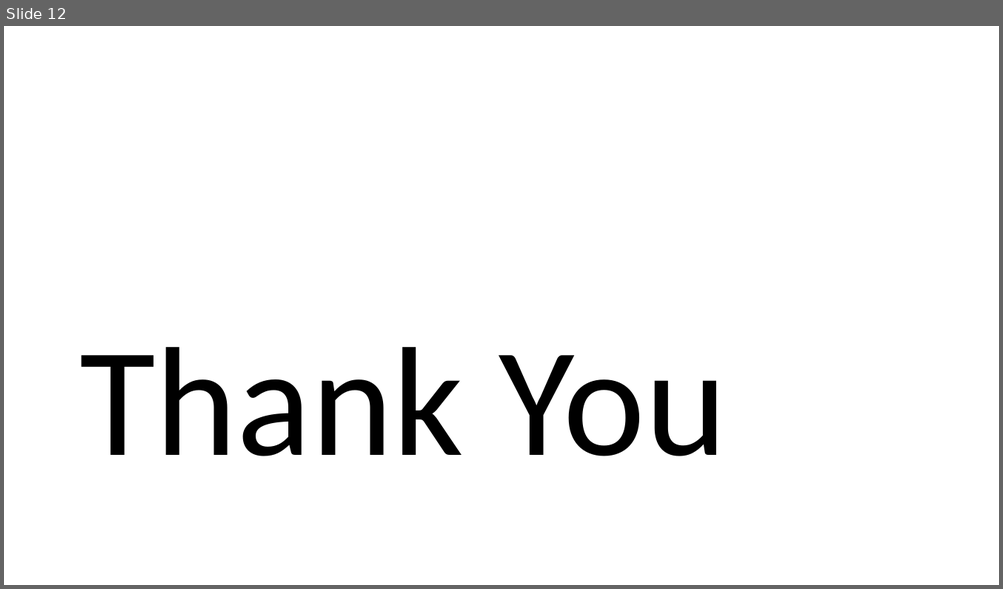
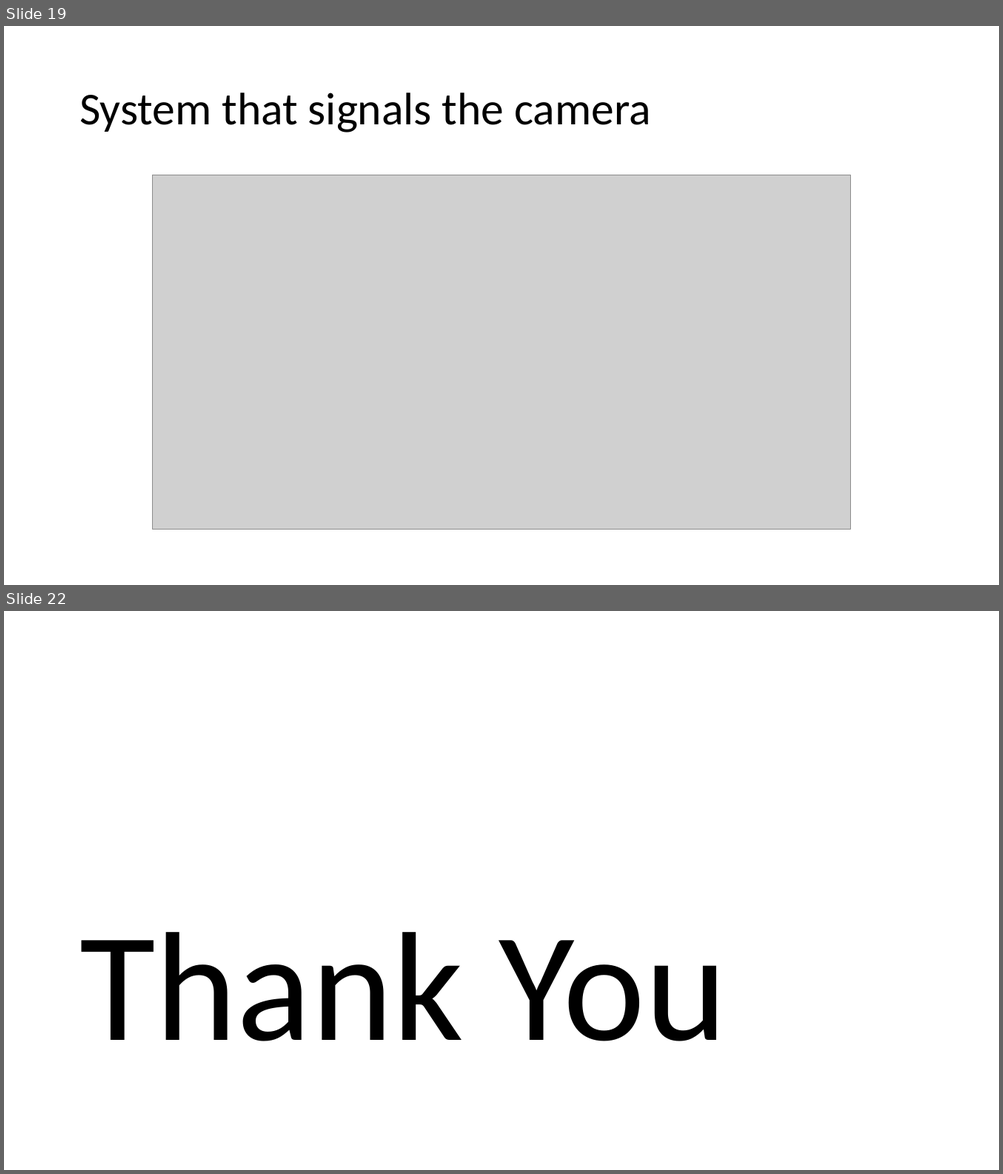
Before and after one commit to Chandru-crypted/Attendance_system_using_facial_recognition, a slide deck: DOCS/PPT's/Problem statement.pptx. Shown one above the other, each under a label of ours: slide 12 before the commit, slides 19 and 22 after it; the slides between them are not shown. The pictures are 1003x589 and 1003x1174 pixels, drawn with LibreOffice and Linux fonts; fonts in the diff are those of the drawing; grey boxes stand for pictures. Boxes give left, top, right and bottom in pixels: in the first picture for what was removed or moved away, otherwise in the second. Text is boxed around its words. In the diff, an @@ line names an element or a change of style, - is before the commit and + after.

```diff
--- a/DOCS/PPT's/Problem statement.pptx
+++ b/DOCS/PPT's/Problem statement.pptx
@@ slide 19 added at [4,26,999,585], background #FFFFFF @@
@@ title added at [79,93,651,133], 44 pt, text #000000 @@
+System that signals the camera
@@ picture added at [153,175,850,531] @@
@@ what was slide 12 is now slide 22 @@
```
Also in this commit, not shown: 9 other slides added.
